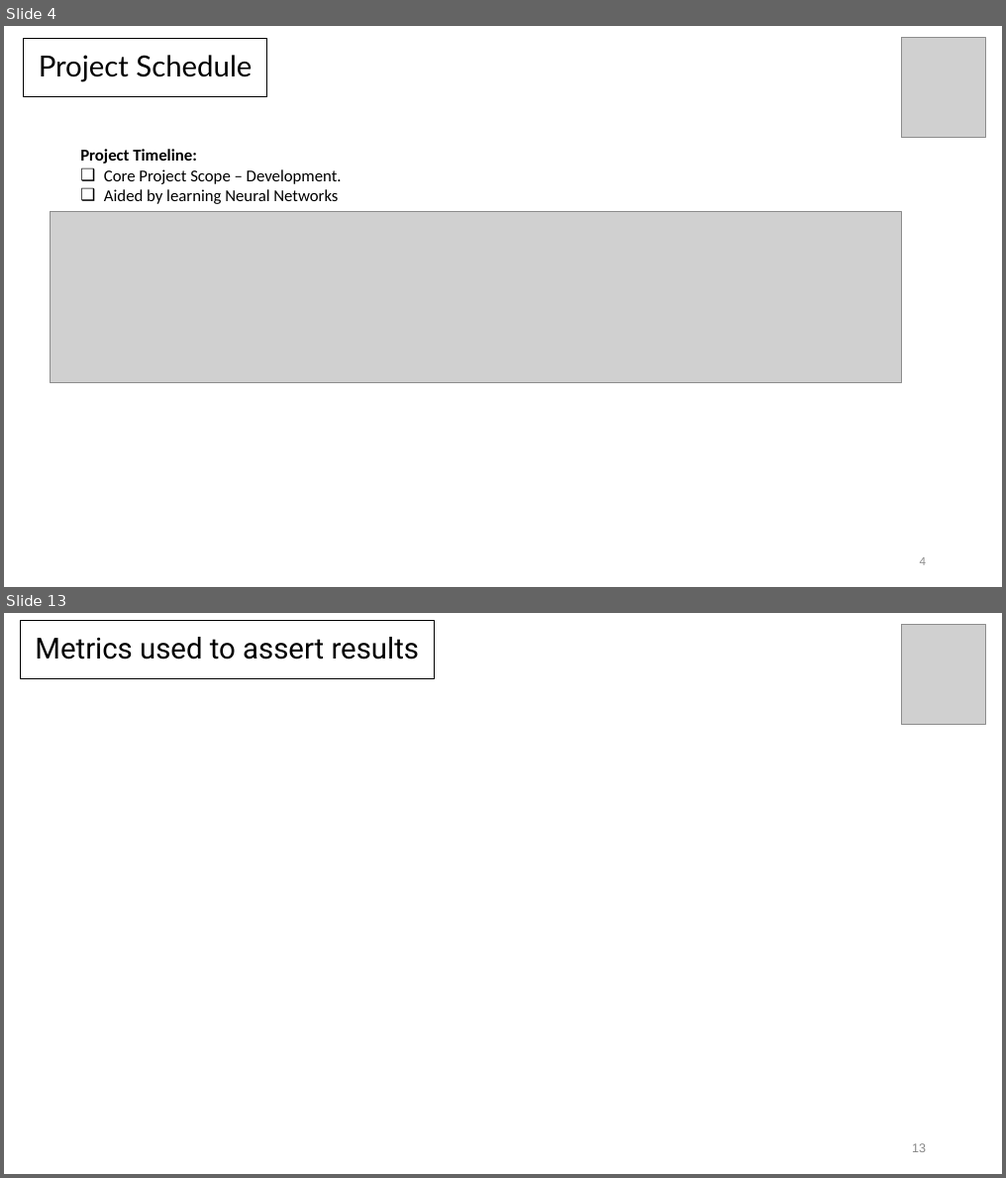
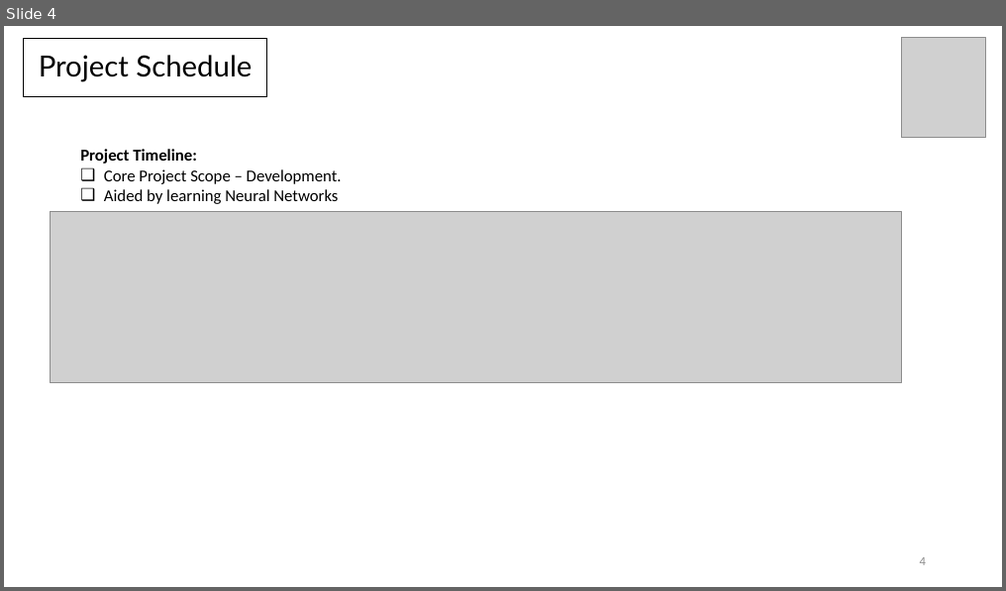
Before and after one commit to coderscraft/simpsons-classification, a slide deck: Documentation/SprintPresentations/Sprint3-Week1.pptx. Shown one above the other, each under a label of ours: slides 4 and 13 before the commit, slide 4 after it; the slides between them are not shown. The pictures are 1006x1178 and 1006x591 pixels, drawn with LibreOffice and Linux fonts; fonts in the diff are those of the drawing; grey boxes stand for pictures. Boxes give left, top, right and bottom in pixels: in the first picture for what was removed or moved away, otherwise in the second. Text is boxed around its words. In the diff, an @@ line names an element or a change of style, - is before the commit and + after.

```diff
--- a/Documentation/SprintPresentations/Sprint3-Week1.pptx
+++ b/Documentation/SprintPresentations/Sprint3-Week1.pptx
@@ slide 13 removed at bbox=[4, 613, 1002, 1174], background #FFFFFF @@
@@ rectangle removed at bbox=[21, 621, 434, 679] @@
-Metrics used to assert results
@@ picture removed at bbox=[902, 624, 986, 725] @@
@@ page number removed at bbox=[912, 1144, 926, 1153] @@
-13
```
Also in this commit, not shown: 4 slides changed, 1 slide added, 7 other slides removed, 2 other files.
